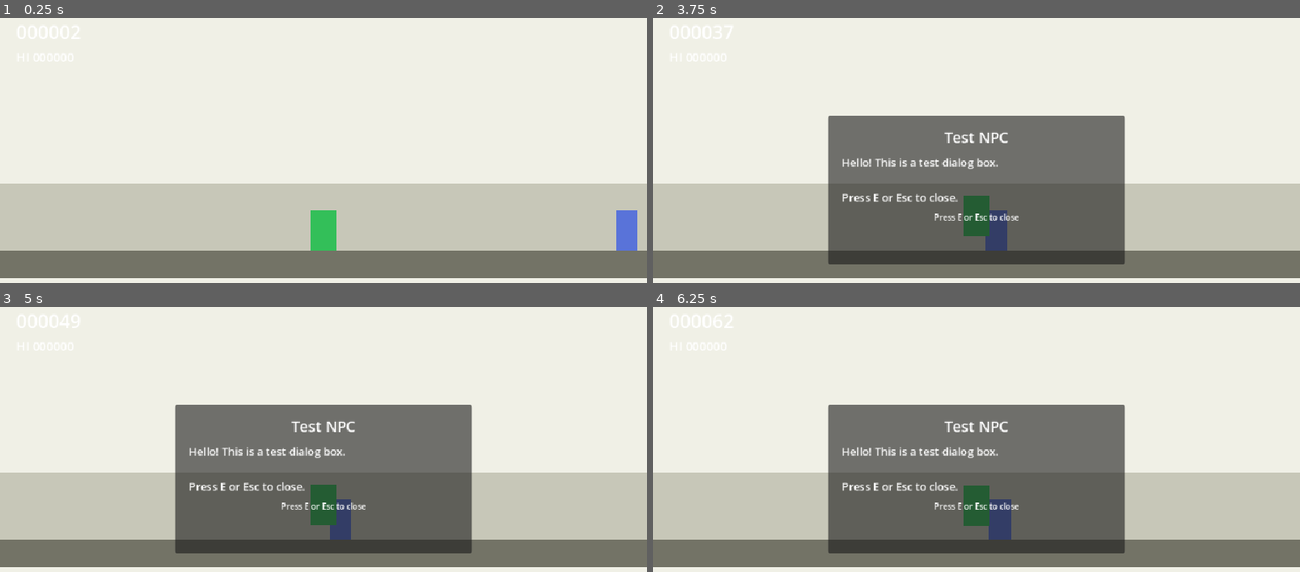
Above: before the commit, frames 1-4 (two rows, left to right).
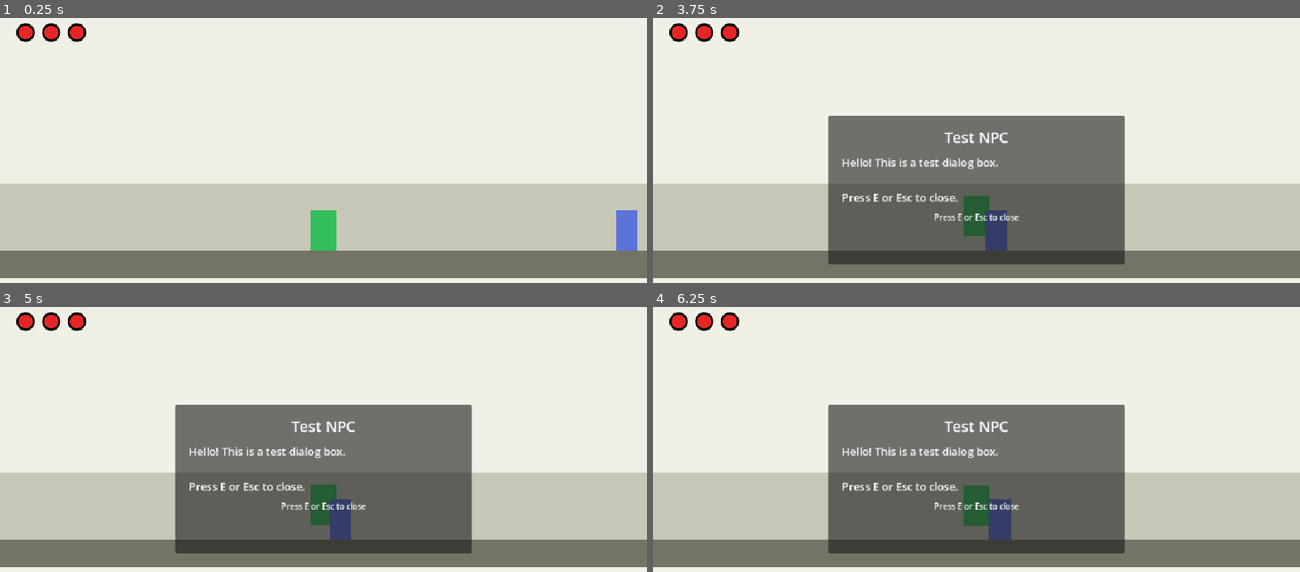
Above: after the commit, the same moments.

Repository: holdenprine/freerunnerdemo
Game: Godot game, scene res://scenes/main.tscn
The game is run twice, just before and just after one commit, with the same random seed, the same clock (stepped at 60 frames per second) and the same inputs.
Inputs:
- Up to frame 1 (0.25 s): no input
- Up to frame 2 (3.75 s): tap Enter at 0.5 s; hold Down (duck) 0.53-1.28 s; hold Right (move_right) 0.53-2.03 s; tap Space (jump) at 0.77, 0.8, 1.07, 1.35, 1.52, 1.82, 2.3, 3.02, 3.32 s; tap Down (duck) at 1.55, 3.05 s; tap E (interact) at 2, 2.75, 2.85, 3.5 s; hold Left (move_left) 2.03-2.78 s; hold Down (duck) 2.03-2.78 s; hold Right (move_right) from 2.78 s (still down); hold Down (duck) from 3.53 s (still down)
- Up to frame 3 (5 s): tap Space (jump) at 3.77, 3.8, 4.07, 4.35, 4.52, 4.82 s; tap R (restart) at 4.15 s; tap E (interact) at 4.25 s; release Right (move_right) at 4.28 s; release Down (duck) at 4.28 s; hold Left (move_left) from 4.28 s (still down); tap Down (duck) at 4.55 s
- Up to frame 4 (6.25 s): tap E (interact) at 5, 5.85 s; release Left (move_left) at 5.03 s; hold Right (move_right) 5.03-5.78 s; hold Down (duck) 5.03-5.78 s; tap Space (jump) at 5.3, 6.02 s; hold Left (move_left) from 5.78 s (still down); tap Down (duck) at 6.05 s

The runs differ from the first frame. In frame 1, 0.5% of the frame differs, in the area x 2-14%, y 1-16%; in frame 2, 0.6%; in frame 3, 0.6%, in the area x 2-52%, y 1-83%; in frame 4, 0.5%.

Commit message:
Implemented a hit system that decrements the hit counter when enemys collide with player, then an invulernability tween starts for 1.5 seconds, avoiding multi hit weirdness, after 3 hits game over is triggered, no issues atm

Diff:
--- a/scenes/game/game.tscn
+++ b/scenes/game/game.tscn
@@ -1,84 +1,85 @@
-[gd_scene load_steps=10 format=3]
+[gd_scene format=3 uid="uid://bsfepew8v6xd8"]
 
-[ext_resource type="Script" path="res://scripts/game/game_manager.gd" id="1_manager"]
-[ext_resource type="Script" path="res://scripts/world/parallax_scroller.gd" id="2_parallax"]
-[ext_resource type="Script" path="res://scripts/world/world_bounds.gd" id="8_bounds"]
-[ext_resource type="Script" path="res://scripts/world/camera_follow.gd" id="9_camera"]
-[ext_resource type="PackedScene" path="res://scenes/player/player.tscn" id="3_player"]
-[ext_resource type="Script" path="res://scripts/game/spawner.gd" id="4_spawner"]
+[ext_resource type="Script" uid="uid://c0gtwjwm60afj" path="res://scripts/game/game_manager.gd" id="1_manager"]
+[ext_resource type="Script" uid="uid://c5xwwwkw1ttx1" path="res://scripts/world/parallax_scroller.gd" id="2_parallax"]
+[ext_resource type="PackedScene" uid="uid://bv0akahrxnvyl" path="res://scenes/player/player.tscn" id="3_player"]
+[ext_resource type="Script" uid="uid://d0mu2ij5su7b0" path="res://scripts/game/spawner.gd" id="4_spawner"]
 [ext_resource type="PackedScene" path="res://scenes/ui/hud.tscn" id="5_hud"]
-[ext_resource type="PackedScene" path="res://scenes/npcs/test_npc.tscn" id="6_npc"]
+[ext_resource type="PackedScene" uid="uid://rew5hcs46hvg" path="res://scenes/npcs/test_npc.tscn" id="6_npc"]
 [ext_resource type="PackedScene" path="res://scenes/ui/dialog_box.tscn" id="7_dialog"]
+[ext_resource type="Script" uid="uid://c8pdsao4cw22j" path="res://scripts/world/world_bounds.gd" id="8_bounds"]
+[ext_resource type="Script" uid="uid://djhowltgpmffv" path="res://scripts/world/camera_follow.gd" id="9_camera"]
 
 [sub_resource type="RectangleShape2D" id="RectangleShape2D_ground"]
 size = Vector2(4000, 40)
 
-[node name="Game" type="Node2D"]
+[node name="Game" type="Node2D" unique_id=917930346]
 script = ExtResource("1_manager")
 
-[node name="ParallaxBackground" type="ParallaxBackground" parent="."]
+[node name="ParallaxBackground" type="ParallaxBackground" parent="." unique_id=746320118]
 script = ExtResource("2_parallax")
 
-[node name="SkyLayer" type="ParallaxLayer" parent="ParallaxBackground"]
-motion_scale = Vector2(0.2, 0.0)
+[node name="SkyLayer" type="ParallaxLayer" parent="ParallaxBackground" unique_id=603359643]
+motion_scale = Vector2(0.2, 0)
 motion_mirroring = Vector2(960, 0)
 
-[node name="Sky" type="ColorRect" parent="ParallaxBackground/SkyLayer"]
+[node name="Sky" type="ColorRect" parent="ParallaxBackground/SkyLayer" unique_id=1323376660]
 offset_right = 960.0
 offset_bottom = 540.0
 color = Color(0.94, 0.94, 0.9, 1)
 
-[node name="HillsLayer" type="ParallaxLayer" parent="ParallaxBackground"]
-motion_scale = Vector2(0.5, 0.0)
+[node name="HillsLayer" type="ParallaxLayer" parent="ParallaxBackground" unique_id=122624208]
+motion_scale = Vector2(0.5, 0)
 motion_mirroring = Vector2(960, 0)
 
-[node name="Hills" type="ColorRect" parent="ParallaxBackground/HillsLayer"]
+[node name="Hills" type="ColorRect" parent="ParallaxBackground/HillsLayer" unique_id=961328609]
 offset_top = 260.0
 offset_right = 960.0
 offset_bottom = 360.0
 color = Color(0.78, 0.78, 0.72, 1)
 
-[node name="GroundStripLayer" type="ParallaxLayer" parent="ParallaxBackground"]
-motion_scale = Vector2(1.0, 0.0)
+[node name="GroundStripLayer" type="ParallaxLayer" parent="ParallaxBackground" unique_id=2117483742]
+motion_scale = Vector2(1, 0)
 motion_mirroring = Vector2(960, 0)
 
-[node name="GroundStrip" type="ColorRect" parent="ParallaxBackground/GroundStripLayer"]
+[node name="GroundStrip" type="ColorRect" parent="ParallaxBackground/GroundStripLayer" unique_id=905289989]
 offset_top = 360.0
 offset_right = 960.0
 offset_bottom = 380.0
 color = Color(0.55, 0.55, 0.5, 1)
 
-[node name="World" type="Node2D" parent="."]
+[node name="World" type="Node2D" parent="." unique_id=33051385]
 y_sort_enabled = true
 script = ExtResource("8_bounds")
 
-[node name="Ground" type="StaticBody2D" parent="World"]
+[node name="Ground" type="StaticBody2D" parent="World" unique_id=1939505576]
 position = Vector2(480, 380)
 collision_layer = 2
 
-[node name="CollisionShape2D" type="CollisionShape2D" parent="World/Ground"]
+[node name="CollisionShape2D" type="CollisionShape2D" parent="World/Ground" unique_id=1299521289]
 shape = SubResource("RectangleShape2D_ground")
 
-[node name="GroundVisual" type="ColorRect" parent="World/Ground"]
+[node name="GroundVisual" type="ColorRect" parent="World/Ground" unique_id=829245921]
 offset_left = -2000.0
 offset_top = -20.0
 offset_right = 2000.0
 offset_bottom = 20.0
 color = Color(0.45, 0.45, 0.4, 1)
 
-[node name="Spawner" type="Node2D" parent="World"]
+[node name="Spawner" type="Node2D" parent="World" unique_id=121846918]
 script = ExtResource("4_spawner")
 
-[node name="TestNpc" parent="World" instance=ExtResource("6_npc")]
+[node name="TestNpc" parent="World" unique_id=1208789518 instance=ExtResource("6_npc")]
 position = Vector2(600, 360)
 
-[node name="Player" parent="World" instance=ExtResource("3_player")]
+[node name="Player" parent="World" unique_id=424232789 instance=ExtResource("3_player")]
+z_index = 0
 position = Vector2(150, 360)
 
-[node name="Camera2D" type="Camera2D" parent="World"]
+[node name="Camera2D" type="Camera2D" parent="World" unique_id=562226381]
 position = Vector2(150, 270)
 script = ExtResource("9_camera")
 
-[node name="HUD" parent="." instance=ExtResource("5_hud")]
+[node name="HUD" parent="." unique_id=1627008055 instance=ExtResource("5_hud")]
 
-[node name="DialogBox" parent="." instance=ExtResource("7_dialog")]
+[node name="DialogBox" parent="." unique_id=1617628845 instance=ExtResource("7_dialog")]
--- a/scenes/ui/hud.tscn
+++ b/scenes/ui/hud.tscn
@@ -8,24 +8,15 @@
 [node name="MarginContainer" type="MarginContainer" parent="."]
 anchors_preset = 10
 anchor_right = 1.0
-offset_bottom = 80.0
+offset_bottom = 56.0
 grow_horizontal = 2
 theme_override_constants/margin_left = 24
 theme_override_constants/margin_top = 16
 theme_override_constants/margin_right = 24
 
-[node name="VBoxContainer" type="VBoxContainer" parent="MarginContainer"]
+[node name="HitCounter" type="HBoxContainer" parent="MarginContainer"]
 layout_mode = 2
-
-[node name="ScoreLabel" type="Label" parent="MarginContainer/VBoxContainer"]
-layout_mode = 2
-theme_override_font_sizes/font_size = 28
-text = "000000"
-
-[node name="HighScoreLabel" type="Label" parent="MarginContainer/VBoxContainer"]
-layout_mode = 2
-theme_override_font_sizes/font_size = 18
-text = "HI 000000"
+theme_override_constants/separation = 10
 
 [node name="GameOverPanel" type="PanelContainer" parent="."]
 anchors_preset = 8
--- a/scripts/autoload/event_bus.gd
+++ b/scripts/autoload/event_bus.gd
@@ -4,7 +4,9 @@
 signal game_started
 signal game_over
 signal game_reset
-signal score_changed(new_score: int)
+signal hits_changed(remaining_hits: int)
+signal invulnerability_started
+signal invulnerability_ended
 signal scroll_speed_changed(new_speed: float)
 signal dialog_requested(title: String, message: String)
 signal dialog_closed
--- a/scripts/autoload/game_state.gd
+++ b/scripts/autoload/game_state.gd
@@ -1,15 +1,17 @@
 extends Node
-## Tracks run state, score, and difficulty scaling.
+## Tracks run state, hit points, and difficulty scaling.
 
 const BASE_SCROLL_SPEED := 300.0
 const MAX_SCROLL_SPEED := 700.0
 const SPEED_RAMP_PER_SECOND := 8.0
+const MAX_HITS := 3
+const INVULNERABILITY_DURATION := 2.0
 
 var is_playing := false
 var is_game_over := false
 var is_dialog_open := false
-var score := 0
-var high_score := 0
+var is_invulnerable := false
+var hits_remaining := MAX_HITS
 var scroll_speed := BASE_SCROLL_SPEED
 var elapsed_time := 0.0
 
@@ -18,12 +20,37 @@
 	is_playing = true
 	is_game_over = false
 	is_dialog_open = false
-	score = 0
+	is_invulnerable = false
+	hits_remaining = MAX_HITS
 	elapsed_time = 0.0
 	scroll_speed = BASE_SCROLL_SPEED
 	EventBus.game_started.emit()
-	EventBus.score_changed.emit(score)
+	EventBus.hits_changed.emit(hits_remaining)
 	EventBus.scroll_speed_changed.emit(scroll_speed)
+
+
+func take_hit() -> void:
+	if is_game_over or is_invulnerable:
+		return
+
+	hits_remaining = maxi(hits_remaining - 1, 0)
+	EventBus.hits_changed.emit(hits_remaining)
+	_start_invulnerability()
+	if hits_remaining <= 0:
+		end_run()
+
+
+func _start_invulnerability() -> void:
+	is_invulnerable = true
+	EventBus.invulnerability_started.emit()
+	get_tree().create_timer(INVULNERABILITY_DURATION).timeout.connect(_end_invulnerability)
+
+
+func _end_invulnerability() -> void:
+	if not is_invulnerable:
+		return
+	is_invulnerable = false
+	EventBus.invulnerability_ended.emit()
 
 
 func end_run() -> void:
@@ -31,8 +58,6 @@
 		return
 	is_playing = false
 	is_game_over = true
-	if score > high_score:
-		high_score = score
 	EventBus.game_over.emit()
 
 
@@ -40,11 +65,12 @@
 	is_playing = false
 	is_game_over = false
 	is_dialog_open = false
-	score = 0
+	is_invulnerable = false
+	hits_remaining = MAX_HITS
 	elapsed_time = 0.0
 	scroll_speed = BASE_SCROLL_SPEED
 	EventBus.game_reset.emit()
-	EventBus.score_changed.emit(score)
+	EventBus.hits_changed.emit(hits_remaining)
 	EventBus.scroll_speed_changed.emit(scroll_speed)
 
 
@@ -52,10 +78,8 @@
 	if not is_playing:
 		return
 	elapsed_time += delta
-	score = int(elapsed_time * 10.0)
 	scroll_speed = min(
 		BASE_SCROLL_SPEED + elapsed_time * SPEED_RAMP_PER_SECOND,
 		MAX_SCROLL_SPEED
 	)
-	EventBus.score_changed.emit(score)
 	EventBus.scroll_speed_changed.emit(scroll_speed)
--- a/scripts/enemies/enemy.gd
+++ b/scripts/enemies/enemy.gd
@@ -1,4 +1,8 @@
 extends MovingHazard
-## Flying hazard — player must duck under it.
+## Flying enemy — colliding with the player costs one hit point.
 
 @export var fly_height := 70.0
+
+
+func on_player_hit(_body: Node2D) -> void:
+	GameState.take_hit()
--- a/scripts/game/game_manager.gd
+++ b/scripts/game/game_manager.gd
@@ -1,5 +1,5 @@
 extends Node2D
-## Drives score ticking and run lifecycle for the active game scene.
+## Drives difficulty scaling and run lifecycle for the active game scene.
 
 
 func _ready() -> void:
--- a/scripts/obstacles/obstacle.gd
+++ b/scripts/obstacles/obstacle.gd
@@ -1,2 +1,6 @@
 extends MovingHazard
 ## Ground obstacle — player must jump over it.
+
+
+func on_player_hit(_body: Node2D) -> void:
+	GameState.take_hit()
--- a/scripts/player/player.gd
+++ b/scripts/player/player.gd
@@ -15,12 +15,17 @@
 var _is_ducking := false
 var _duck_shape := RectangleShape2D.new()
 var _world_bounds: WorldBounds
+var _flicker_tween: Tween
 
 
 func _ready() -> void:
 	_duck_shape.size = Vector2(STAND_WIDTH, DUCK_HEIGHT)
 	_apply_stance(false)
 	_world_bounds = get_parent() as WorldBounds
+	EventBus.invulnerability_started.connect(_on_invulnerability_started)
+	EventBus.invulnerability_ended.connect(_on_invulnerability_ended)
+	EventBus.game_started.connect(_on_game_started)
+	EventBus.game_over.connect(_on_game_over)
 
 
 func _physics_process(delta: float) -> void:
@@ -84,3 +89,33 @@
 		collision_shape.position = Vector2(0.0, -STAND_HEIGHT * 0.5)
 		visual.size = Vector2(STAND_WIDTH, STAND_HEIGHT)
 		visual.position = Vector2(-STAND_WIDTH * 0.5, -STAND_HEIGHT)
+
+
+func _on_invulnerability_started() -> void:
+	_start_flicker()
+
+
+func _on_invulnerability_ended() -> void:
+	_stop_flicker()
+
+
+func _on_game_started() -> void:
+	_stop_flicker()
+
+
+func _on_game_over() -> void:
+	_stop_flicker()
+
+
+func _start_flicker() -> void:
+	_stop_flicker()
+	_flicker_tween = create_tween().set_loops()
+	_flicker_tween.tween_property(visual, "modulate:a", 0.15, 0.08)
+	_flicker_tween.tween_property(visual, "modulate:a", 1.0, 0.08)
+
+
+func _stop_flicker() -> void:
+	if _flicker_tween:
+		_flicker_tween.kill()
+		_flicker_tween = null
+	visual.modulate = Color.WHITE
--- /dev/null
+++ b/scripts/ui/hit_circle.gd
@@ -0,0 +1,26 @@
+extends Control
+class_name HitCircle
+## Single hit-point indicator: red fill with black border.
+
+const FILL_COLOR := Color(0.9, 0.15, 0.15)
+const BORDER_COLOR := Color.BLACK
+const BORDER_WIDTH := 2.0
+
+var is_filled := true:
+	set(value):
+		is_filled = value
+		queue_redraw()
+
+
+func _ready() -> void:
+	custom_minimum_size = Vector2(28, 28)
+	queue_redraw()
+
+
+func _draw() -> void:
+	var center := size * 0.5
+	var radius := minf(size.x, size.y) * 0.5 - BORDER_WIDTH
+
+	if is_filled:
+		draw_circle(center, radius, FILL_COLOR)
+	draw_arc(center, radius, 0.0, TAU, 32, BORDER_COLOR, BORDER_WIDTH, true)
--- a/scripts/ui/hud.gd
+++ b/scripts/ui/hud.gd
@@ -1,21 +1,34 @@
 extends CanvasLayer
-## Displays live score and game-over prompts.
+## Displays hit counter and game-over prompts.
 
-@onready var score_label: Label = $MarginContainer/VBoxContainer/ScoreLabel
-@onready var high_score_label: Label = $MarginContainer/VBoxContainer/HighScoreLabel
+@onready var hit_counter: HBoxContainer = $MarginContainer/HitCounter
 @onready var game_over_panel: PanelContainer = $GameOverPanel
 @onready var game_over_label: Label = $GameOverPanel/MarginContainer/VBoxContainer/GameOverLabel
 @onready var restart_hint: Label = $GameOverPanel/MarginContainer/VBoxContainer/RestartHint
 
+var _hit_circles: Array[HitCircle] = []
+
 
 func _ready() -> void:
-	EventBus.score_changed.connect(_on_score_changed)
+	EventBus.hits_changed.connect(_on_hits_changed)
 	EventBus.game_over.connect(_on_game_over)
 	EventBus.game_started.connect(_on_game_started)
 	EventBus.game_reset.connect(_on_game_reset)
+	_build_hit_counter()
 	game_over_panel.hide()
-	_on_score_changed(GameState.score)
-	high_score_label.text = "HI %06d" % GameState.high_score
+	_on_hits_changed(GameState.hits_remaining)
+
+
+func _build_hit_counter() -> void:
+	for child in hit_counter.get_children():
+		child.queue_free()
+	_hit_circles.clear()
+
+	for i in GameState.MAX_HITS:
+		var circle := HitCircle.new()
+		circle.name = "HitCircle%d" % i
+		hit_counter.add_child(circle)
+		_hit_circles.append(circle)
 
 
 func _unhandled_input(event: InputEvent) -> void:
@@ -26,21 +39,20 @@
 		GameState.reset_run()
 
 
-func _on_score_changed(new_score: int) -> void:
-	score_label.text = "%06d" % new_score
+func _on_hits_changed(remaining_hits: int) -> void:
+	for i in _hit_circles.size():
+		_hit_circles[i].is_filled = i < remaining_hits
 
 
 func _on_game_started() -> void:
 	game_over_panel.hide()
-	high_score_label.text = "HI %06d" % GameState.high_score
+	_on_hits_changed(GameState.hits_remaining)
 
 
 func _on_game_over() -> void:
 	game_over_panel.show()
 	game_over_label.text = "GAME OVER"
 	restart_hint.text = "Press Jump or R to restart"
-	if GameState.score >= GameState.high_score:
-		high_score_label.text = "HI %06d" % GameState.high_score
 
 
 func _on_game_reset() -> void:
--- a/scripts/world/scroll_hazard.gd
+++ b/scripts/world/scroll_hazard.gd
@@ -16,7 +16,7 @@
 
 
 func _ready() -> void:
-	body_entered.connect(_on_body_entered)
+	body_entered.connect(_handle_body_entered)
 	_world_bounds = get_tree().get_first_node_in_group("world_bounds")
 
 
@@ -32,6 +32,11 @@
 		queue_free()
 
 
-func _on_body_entered(body: Node2D) -> void:
+func _handle_body_entered(body: Node2D) -> void:
 	if body.is_in_group("player"):
-		GameState.end_run()
+		on_player_hit(body)
+
+
+## Override in subclasses to define what happens when the player is hit.
+func on_player_hit(_body: Node2D) -> void:
+	GameState.end_run()
Not shown, added: scripts/ui/hit_circle.gd.uid
